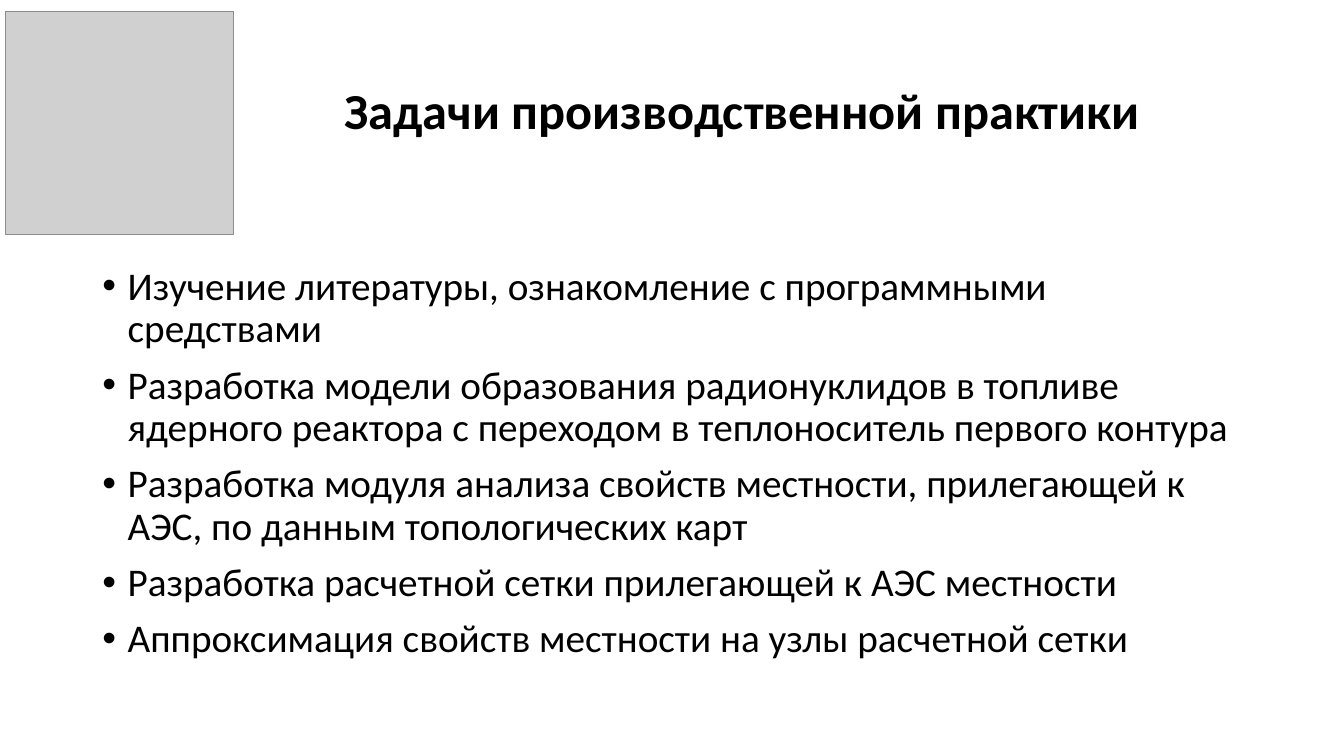
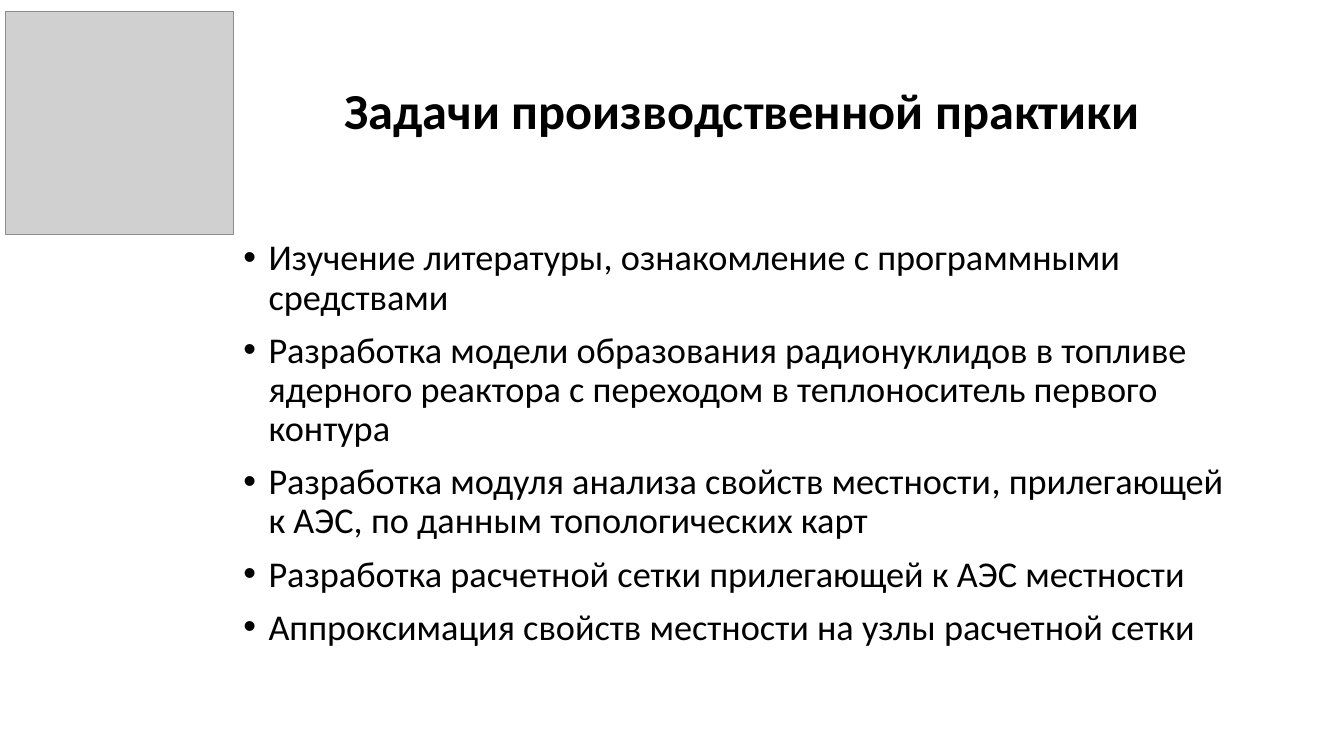
Before and after one commit to GolovPavel/diploma_golov, a slide deck: slide 3 of practice/presentation/practice.pptx. Drawn at 1344x756 pixels with LibreOffice and Linux fonts; fonts in the diff are those of the drawing; grey boxes stand for pictures. Boxes give left, top, right and bottom in pixels: in the first picture for what was removed or moved away, otherwise in the second. Text is boxed around its words. In the diff, an @@ line names an element or a change of style, - is before the commit and + after.

```diff
--- a/practice/presentation/practice.pptx
+++ b/practice/presentation/practice.pptx
@@ text "Изучение литературы, ознакомление с программными ...": place and size @@
-text "Изучение литературы, ознакомление с программными ..." at box(128, 275, 1227, 659)
+text "Изучение литературы, ознакомление с программными ..." at box(269, 246, 1223, 646)
@@ text "Изучение литературы, ознакомление с программными ..." at box(269, 246, 1223, 646): size 28 to 25.9 pt @@
```
Also in this commit, not shown: 1 other slide changed, 5 slides added, 2 other files.
